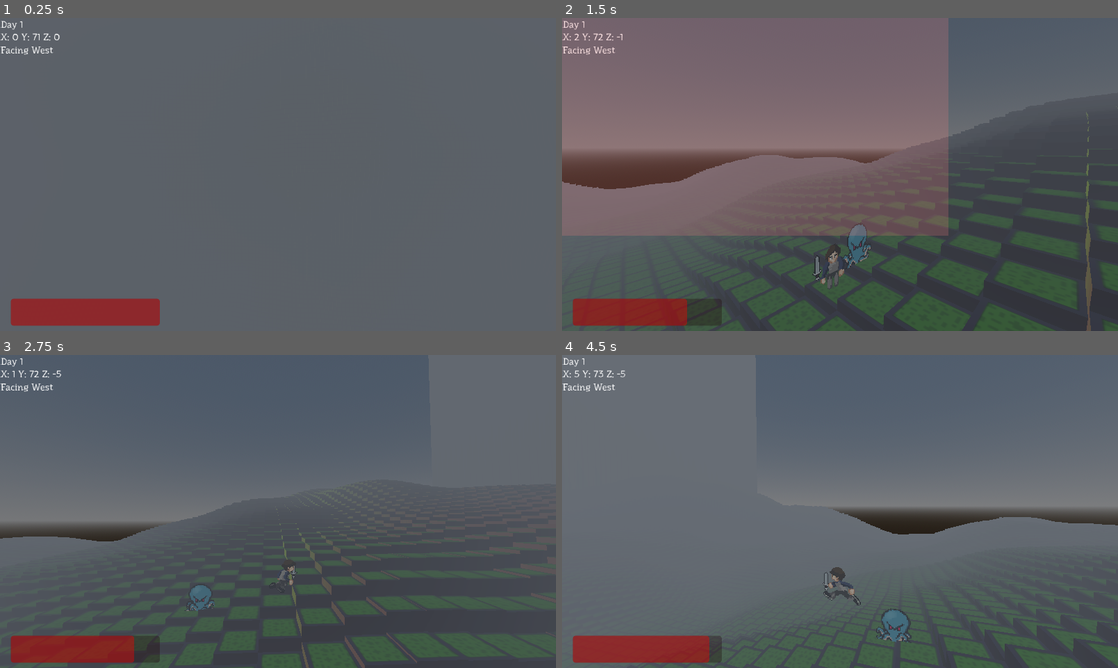
Above: before the commit, frames 1-4 (two rows, left to right).
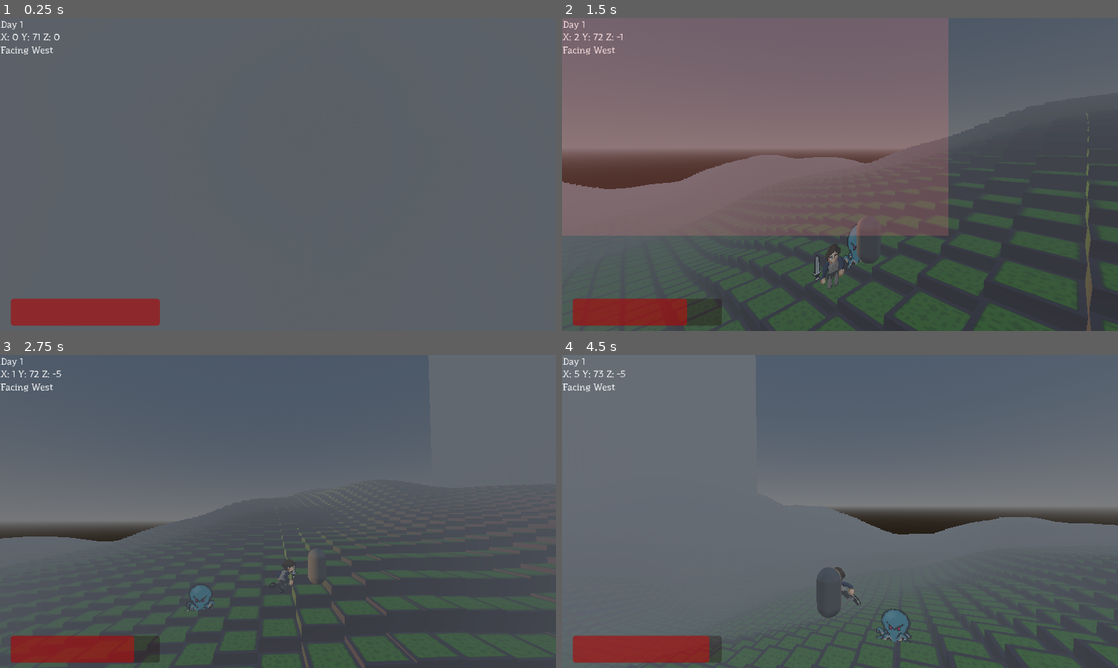
Above: after the commit, the same moments.

Repository: AkivaNugent/CSI-280_PROJECT-OCTOPUS
Game: Godot game, scene res://node_3d.tscn
Two runs of this game, one before a commit and one after it. Both use one fixed random seed, a clock stepped at 60 frames per second and the inputs below. This scene is started directly instead of the project's main scene.
Inputs (mouse positions are in pixels of both pictures, inside the frame that each line leads up to):
- Up to frame 1 (0.25 s): no input
- Up to frame 2 (1.5 s): tap Enter (ui_accept) at 0.5, 0.77 s; move the mouse to (962, 158) at 0.52 s; hold D (right) 0.53-1.28 s; hold Shift (sprint) 0.53-1.28 s; click (962, 158) at 0.67 s; move the mouse to (728, 190) at 1.27 s; hold S (down) from 1.28 s (still down); tap Q at 1.35 s
- Up to frame 3 (2.75 s): tap Enter (ui_accept) at 1.52 s; move the mouse to (333, 442) at 2.02 s; release S (down) at 2.03 s; hold D (right) from 2.03 s (still down); hold E from 2.03 s (still down)
- Up to frame 4 (4.5 s): move the mouse to (812, 574) at 2.77 s; release D (right) at 2.78 s; release E at 2.78 s; hold W (up) 2.78-3.53 s; tap Shift (sprint) at 2.85 s; click (812, 574) at 2.92 s; tap Enter (ui_accept) at 3.02, 3.77 s; move the mouse to (1006, 558) at 3.52 s; hold Q 3.53-4.28 s; hold A (left) from 3.53 s (still down); move the mouse to (673, 464) at 4.27 s; tap E at 4.35 s

The runs differ from the first frame. In frame 2, 0.2% of the frame differs, in the area x 53-57%, y 63-79%; in frame 3, 0.1%; in frame 4, 0.5%, in the area x 45-51%, y 68-84%.

Commit message:
Should now step up correctly no matter direction moved.

Diff:
--- a/project_octopus/node_3d.tscn
+++ b/project_octopus/node_3d.tscn
@@ -38,6 +38,8 @@
 height = 0.819068
 radius = 0.372255
 
+[sub_resource type="CapsuleMesh" id="CapsuleMesh_f7whi"]
+
 [sub_resource type="Animation" id="Animation_kkjji"]
 length = 0.001
 tracks/0/type = "value"
@@ -528,6 +530,10 @@
 [node name="StairsAheadRayCast3D" type="RayCast3D" parent="Player"]
 unique_name_in_owner = true
 transform = Transform3D(1, 0, 0, 0, 1, 0, 0, 0, 1, 0, 0.0350475, 0.771033)
+
+[node name="MeshInstance3D" type="MeshInstance3D" parent="Player/StairsAheadRayCast3D"]
+transform = Transform3D(0.5, 0, 0, 0, 0.5, 0, 0, 0, 0.5, 0, 0, 0)
+mesh = SubResource("CapsuleMesh_f7whi")
 
 [node name="AnimationPlayer" type="AnimationPlayer" parent="Player"]
 libraries = {
--- a/project_octopus/player.gd
+++ b/project_octopus/player.gd
@@ -201,6 +201,9 @@
 		$Weapon.position.x = -abs($Weapon.position.x)
 		$Weapon.rotation.z = abs($Weapon.rotation.z)
 
+	# Put the StairsAheadRayCast (for step up) actually in front of the player
+	$StairsAheadRayCast3D.position = velocity.normalized().cross(Vector3(0,1,0))
+
 	if not _step_up(delta):
 		move_and_slide()
 
Not shown: 1 places in project_octopus/node_3d.tscn that only renumber resources
